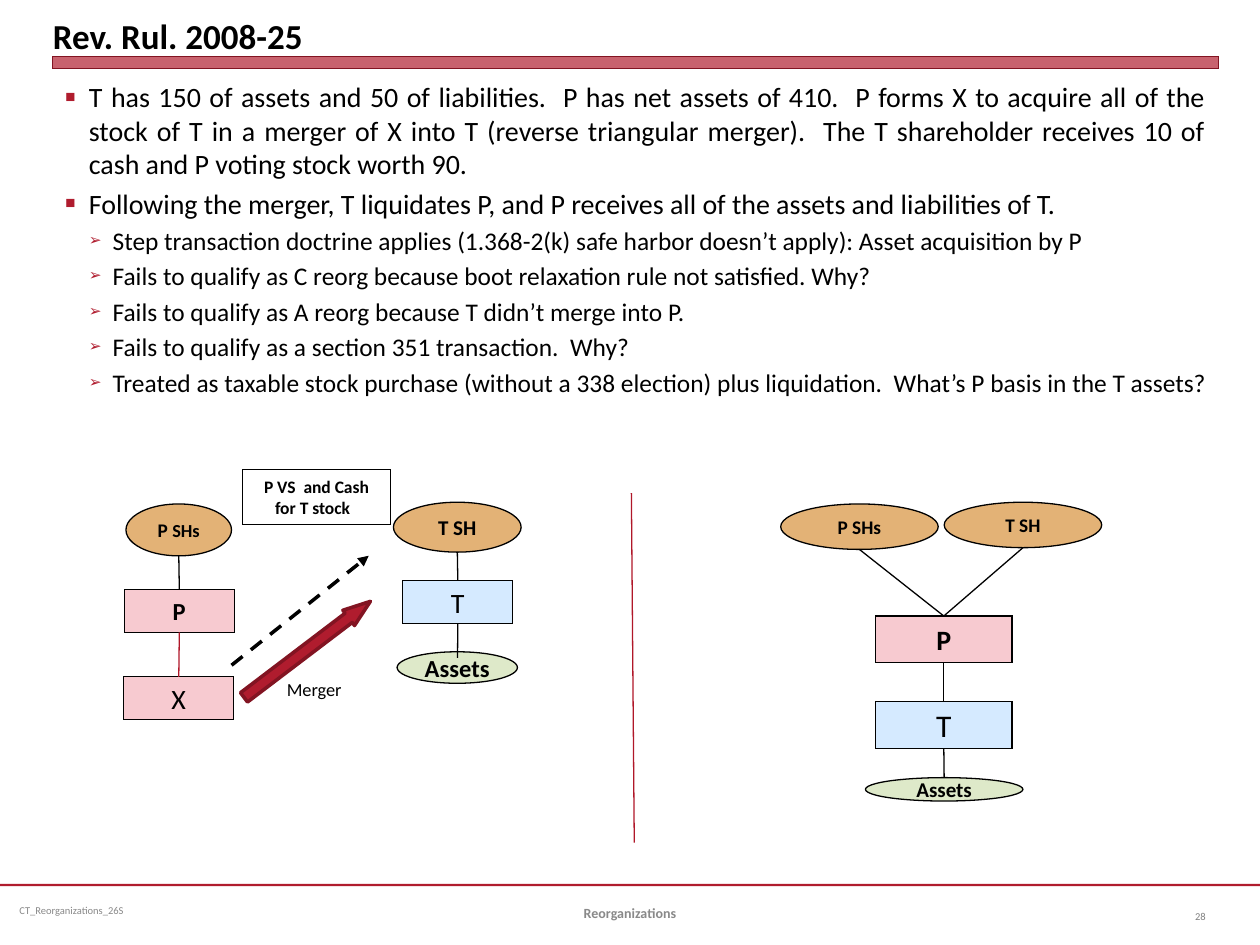
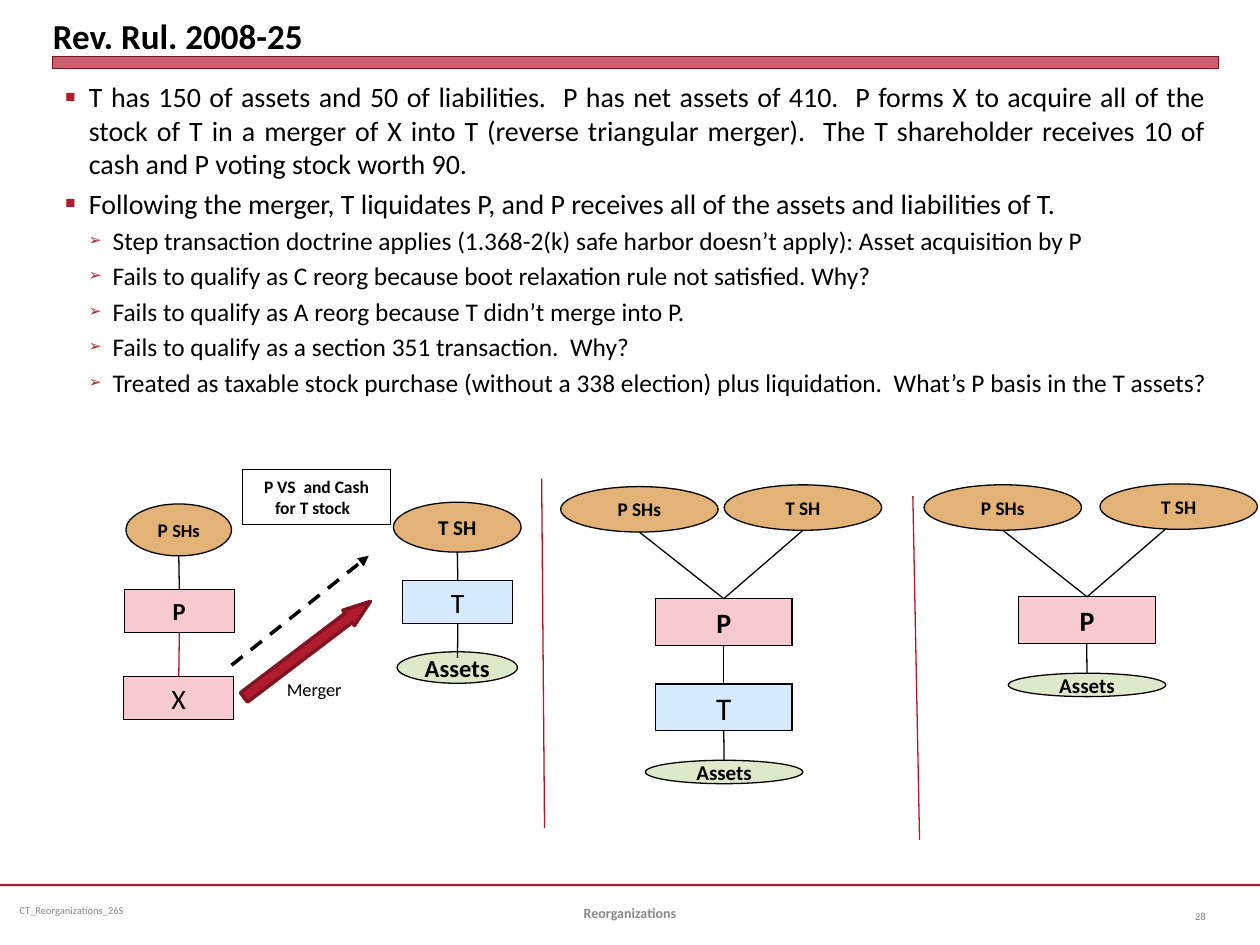
Before and after one commit to jmc877/Corporate-Tax, a slide deck: slide 28 of slides/CT_Reorganizations_26S.pptx. Drawn at 1260x945 pixels with LibreOffice and Linux fonts; fonts in the diff are those of the drawing. Boxes give left, top, right and bottom in pixels: in the first picture for what was removed or moved away, otherwise in the second. Text is boxed around its words. In the diff, an @@ line names an element or a change of style, - is before the commit and + after.

```diff
--- a/slides/CT_Reorganizations_26S.pptx
+++ b/slides/CT_Reorganizations_26S.pptx
@@ line moved from (631, 493) - (634, 843) to (542, 479) - (544, 828) @@
@@ line added from (912, 496) to (920, 840), #B0182A 0.75 pt @@
@@ ellipse added at (924,485,1081,530), fill #E3B276, outline #000000 0.75 pt, 11 pt, text #000000, bold @@
+P SHs
@@ ellipse added at (1100,484,1257,529), fill #E3B276, outline #000000 0.75 pt, 11 pt, text #000000, bold @@
+T SH
@@ line added from (1003, 530) to (1087, 597), #000000 0.75 pt @@
@@ line added from (1167, 528) to (1087, 597), #000000 0.75 pt @@
@@ rectangle added at (1019,597,1155,644), fill #F7CAD0, outline #000000 0.75 pt, 16 pt, text #000000, bold @@
+P
@@ 2 ellipses, 2 rectangles, 2 lines: place and size @@
-2 ellipses, 2 rectangles, 2 lines at (781,503,1101,748)
+2 ellipses, 2 rectangles, 2 lines at (561,485,882,731)
@@ line added from (1086, 644) to (1087, 673), #000000 0.75 pt @@
@@ ellipse added at (1008,673,1166,697), fill #DEE9C9, outline #000000 0.75 pt, 12 pt, text #000000, bold @@
+Assets
@@ 2 lines, 1 ellipse: place and size @@
-2 lines, 1 ellipse at (859,549,1023,801)
+2 lines, 1 ellipse at (639,532,803,784)
```
Also in this commit, not shown: 2 other slides changed.
